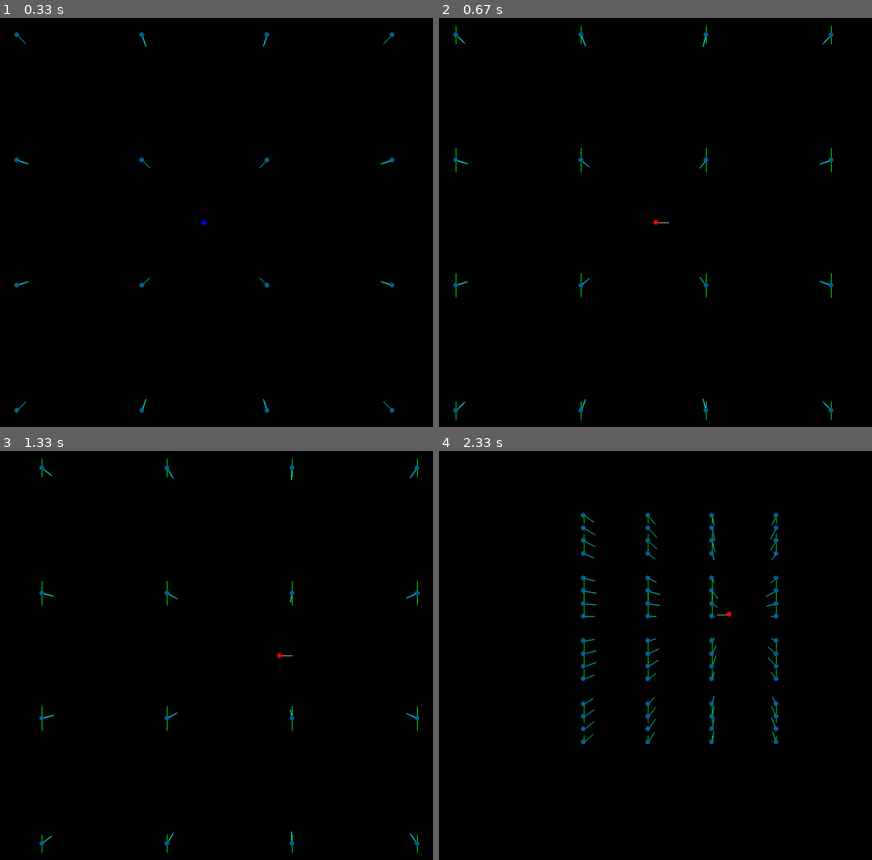
Above: before the commit, frames 1-4 (two rows, left to right).
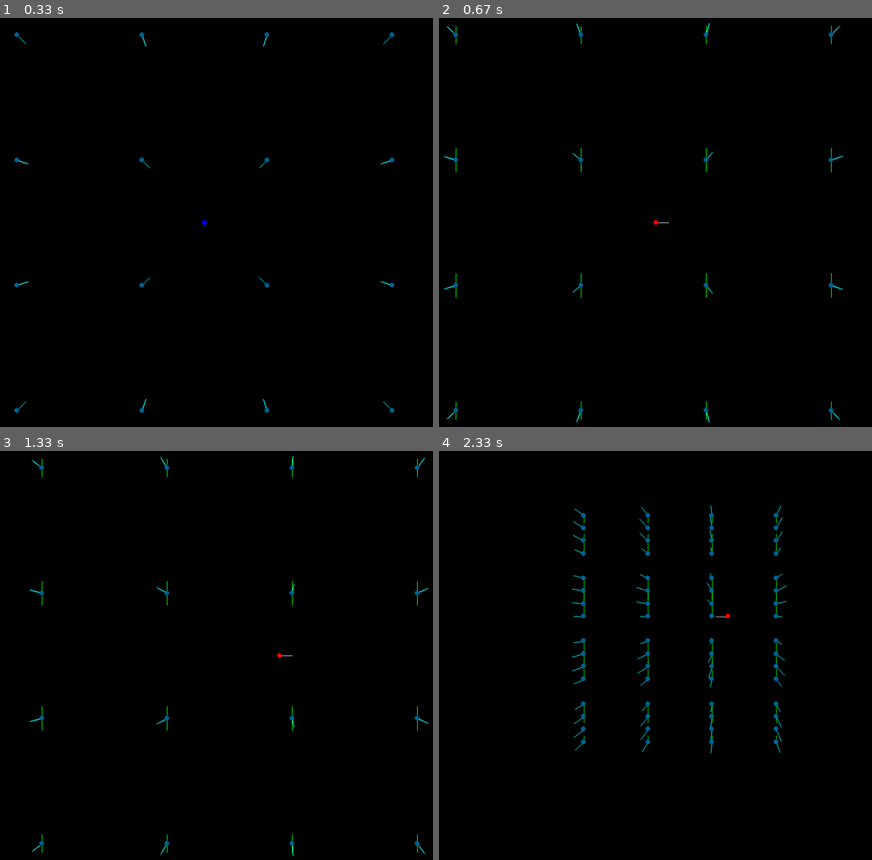
Above: after the commit, the same moments.

Repository: DarkShadow4/Python
Game: pygame game, started from Python 3/PyGame/carga_en_mov(E+B)/simulacion_campos3D.py
The game is run twice, just before and just after one commit, with the same random seed, the same clock (stepped at 60 frames per second) and the same inputs.
Inputs:
- Up to frame 1 (0.33 s): no input
- Up to frame 2 (0.67 s): hold Tab from 0.33 s (still down); hold D from 0.33 s (still down)
- Up to frame 3 (1.33 s): release Tab at 0.8 s; release D at 0.8 s; hold D 0.83-1.3 s; hold Right 0.83-1.3 s
- Up to frame 4 (2.33 s): hold W 1.33-1.63 s; hold Up 1.33-1.63 s; tap Right Ctrl at 1.4, 1.73, 2.23 s; tap 8 at 1.48 s; hold D 1.67-2.13 s; hold Right 1.67-2.13 s; hold A from 2.17 s (still down); hold Left from 2.17 s (still down); tap Right Shift at 2.32 s

Frame 1 is identical in both runs. In frame 2, 0.3% of the frame differs, in the area x 1-94%, y 1-99%; in frame 3, 0.3%; in frame 4, 0.9%, in the area x 30-81%, y 13-74%.

Commit message:
solo queda arreglar B

Diff:
--- a/Python 3/PyGame/carga_en_mov(E+B)/simulacion_campos3D.py
+++ b/Python 3/PyGame/carga_en_mov(E+B)/simulacion_campos3D.py
@@ -20,10 +20,12 @@
             for thing_name in self.objects.keys():
                 self.objects[thing_name].move(axis, d)
 
-    def move_particle(self, axis, d):
-        self.objects["particula"].move(axis, d)
-        # if axis in ["x", "y", "x"]:
-        #     self.objects["particula"].move(axis, d)
+    def move_particle(self, axis="", d=0):
+        if axis == "":
+            if self.objects["particula"].velocidad.modulo > 0:
+                self.objects["particula"].move(axis, d)
+        elif axis in ["x", "y", "x"]:
+            self.objects["particula"].move(axis, d)
 
     def rotateAll(self, axis, theta):
         """ Rotate all thing about their centre, along a given axis by a given angle. """
@@ -73,19 +75,21 @@
             # Keymap for the particle translations:
             # pygame.K_q:   (lambda x: x.rotateAll('Z', -0.1)),
             # pygame.K_e:   (lambda x: x.rotateAll('Z', 0.1)),
-            pygame.K_d:  (lambda x: x.move_particle('x',  10)),      # change to move only the particle
-            pygame.K_a:   (lambda x: x.move_particle('x', -10)),     # change to move only the particle
-            pygame.K_s:   (lambda x: x.move_particle('y',  10)),     # change to move only the particle
-            pygame.K_w:     (lambda x: x.move_particle('y', -10)),   # change to move only the particle
-            pygame.K_LSHIFT: (lambda x: x.move_particle('z', 10)),      # change to move only the particle
-            pygame.K_LCTRL:  (lambda x: x.move_particle('z', -10)),       # change to move only the particle
+            # pygame.K_d:  (lambda x: x.move_particle('x',  10)),      # change to move only the particle
+            # pygame.K_a:   (lambda x: x.move_particle('x', -10)),     # change to move only the particle
+            # pygame.K_s:   (lambda x: x.move_particle('y',  10)),     # change to move only the particle
+            # pygame.K_w:     (lambda x: x.move_particle('y', -10)),   # change to move only the particle
+            # pygame.K_LSHIFT: (lambda x: x.move_particle('z', -10)),      # change to move only the particle
+            # pygame.K_LCTRL:  (lambda x: x.move_particle('z', 10)),       # change to move only the particle
 
             pygame.K_SPACE:  (lambda x: x.print_all_centres())       # change to move only the particle
         }
         done = False
         while not done:
             keys = pygame.key.get_pressed()
-            self.objects["particula"].velocidad = Vector(10*keys[pygame.K_d]-10*keys[pygame.K_a], 10*keys[pygame.K_s]-10*keys[pygame.K_w], 10*keys[pygame.K_LSHIFT]-10*keys[pygame.K_LCTRL])
+            self.objects["particula"].velocidad = Vector(10*keys[pygame.K_d]-10*keys[pygame.K_a], 10*keys[pygame.K_s]-10*keys[pygame.K_w], 10*keys[pygame.K_LCTRL]-10*keys[pygame.K_LSHIFT])
+            self.objects["particula"].velocidad.actualizar_modulo()
+            self.move_particle()
             for key in key_to_function.keys():
                 if keys[key]:
                     key_to_function[key](self)
@@ -96,6 +100,7 @@
                     if event.key == pygame.K_TAB:
                         self.invert_particle_charge()
 
+            # self.objects["particula"].move()
             pygame.time.delay(100)
             self.update_lines()
             self.display()
@@ -113,16 +118,19 @@
         self.x = x
         self.y = y
         self.z = z
-        if x == y == z == 0:
+        self.actualizar_modulo()
+
+    def actualizar_modulo(self):
+        if self.x == self.y == self.z == 0:
             self.modulo = 0
             self.ux = 0
             self.uy = 0
             self.uz = 0
         else:
-            self.modulo = ((x**2)+(y**2)+(z**2))**(1/2)
-            self.ux = 20*(x/self.modulo)
-            self.uy = 20*(y/self.modulo)
-            self.uz = 20*(z/self.modulo)
+            self.modulo = ((self.x**2)+(self.y**2)+(self.z**2))**(1/2)
+            self.ux = 20*(self.x/self.modulo)
+            self.uy = 20*(self.y/self.modulo)
+            self.uz = 20*(self.z/self.modulo)
 
 class E(structures_3D.Object):
     """Electrostatic field"""
@@ -144,7 +152,7 @@
         self.edges =[]
         for node in self.nodes:
             vector = Vec_A2B(node, vect_end)
-            vector.x, vector.y, vector.z = vector.x*(particle.carga/((particle.carga**2)**1/2)), vector.y*(particle.carga/((particle.carga**2)**1/2)), vector.z*(particle.carga/((particle.carga**2)**1/2))
+            vector.ux, vector.uy, vector.uz = vector.ux*(particle.carga/abs(particle.carga)), vector.uy*(particle.carga/abs(particle.carga)), vector.uz*(particle.carga/abs(particle.carga))
             start = structures_3D.Node(node.x, node.y, node.z)
             end = structures_3D.Node(start.x+vector.ux, start.y+vector.uy, start.z+vector.uz)
             edge = structures_3D.Edge(start, end)
@@ -207,15 +215,20 @@
             self.node_color = (255, 0, 0)
 
     def move(self, axis="", d=0):
+        print(self.carga)
         print("antes: ({0}, {1}, {2})".format(self.posicion.x, self.posicion.y, self.posicion.z))
         if axis in ["x", "y", "z"]:
             super(Particula, self).move(axis, d)
             # for node in self.nodes:
             #     setattr(node, axis, getattr(node, axis) + d)
         elif axis == "":
-            for axis in ["x", "y", "z"]:
-                for node in self.nodes:
-                    setattr(node, axis, getattr(node, axis) + getattr(velocidad, axis))
+            # for axis in ["x", "y", "z"]:
+            #     for node in self.nodes:
+            #         setattr(node, axis, getattr(node, axis) + getattr(velocidad, axis))
+            for node in self.nodes:
+                node.x += self.velocidad.x
+                node.y += self.velocidad.y
+                node.z += self.velocidad.z
         print("despues: ({0}, {1}, {2})".format(self.posicion.x, self.posicion.y, self.posicion.z))
     # def dibujar(self):
     #     if self.carga > 0:
@@ -230,10 +243,10 @@
     |v1.x v1.y v1.z| y = -((v1.x*v2.z)-(v1.z*v2.x))
     |v2.x v2.y v2.z| z = ((v1.x*v2.y)-(v1.y*v2.x))
     """
-    x = ((v1.y*v2.z)-(v1.z*v2.y))*(carga/abs(carga))
-    y = -((v1.x*v2.z)-(v1.z*v2.x))*(carga/abs(carga))
-    z = ((v1.x*v2.y)-(v1.y*v2.x))*(carga/abs(carga))
-    resultado = Vector(x, y, z)
+    x = ((v1.y*v2.z)-(v1.z*v2.y))
+    y = -((v1.x*v2.z)-(v1.z*v2.x))
+    z = ((v1.x*v2.y)-(v1.y*v2.x))
+    resultado = Vector(x*(carga/abs(carga)), y*(carga/abs(carga)), z*(carga/abs(carga)))
     return(resultado)
 
 def Vec_A2B(A, B):
